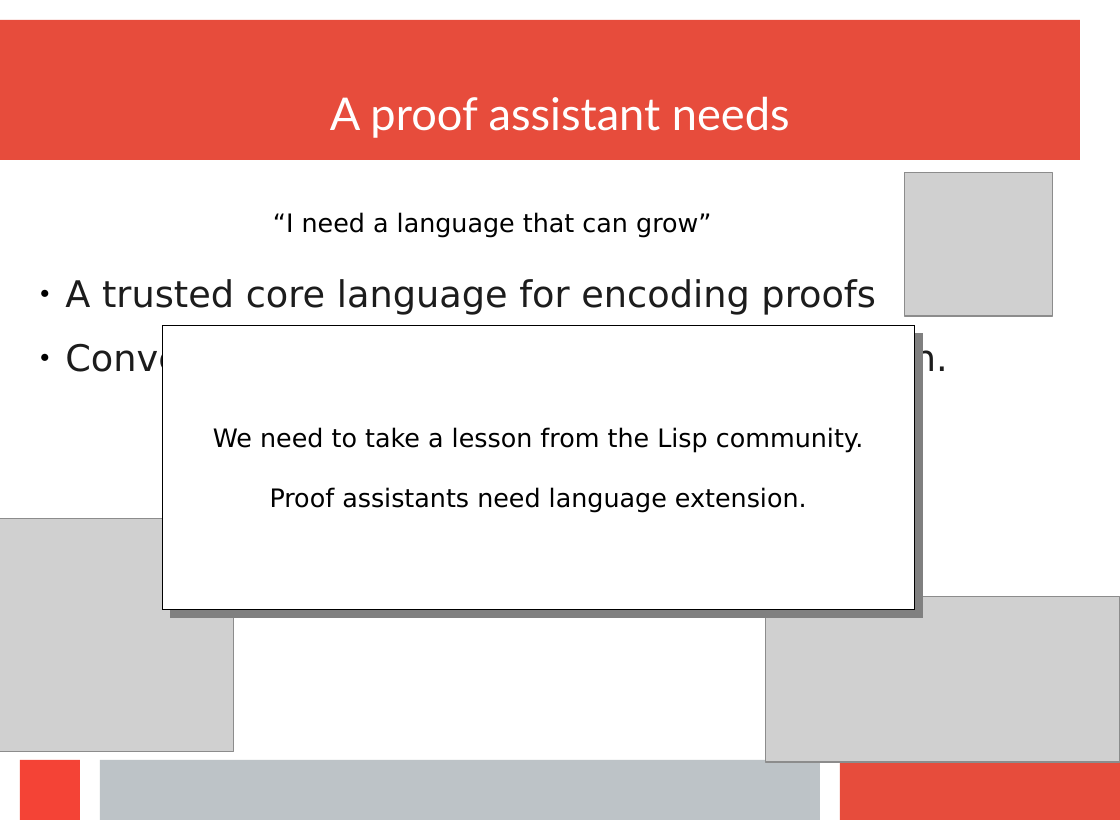
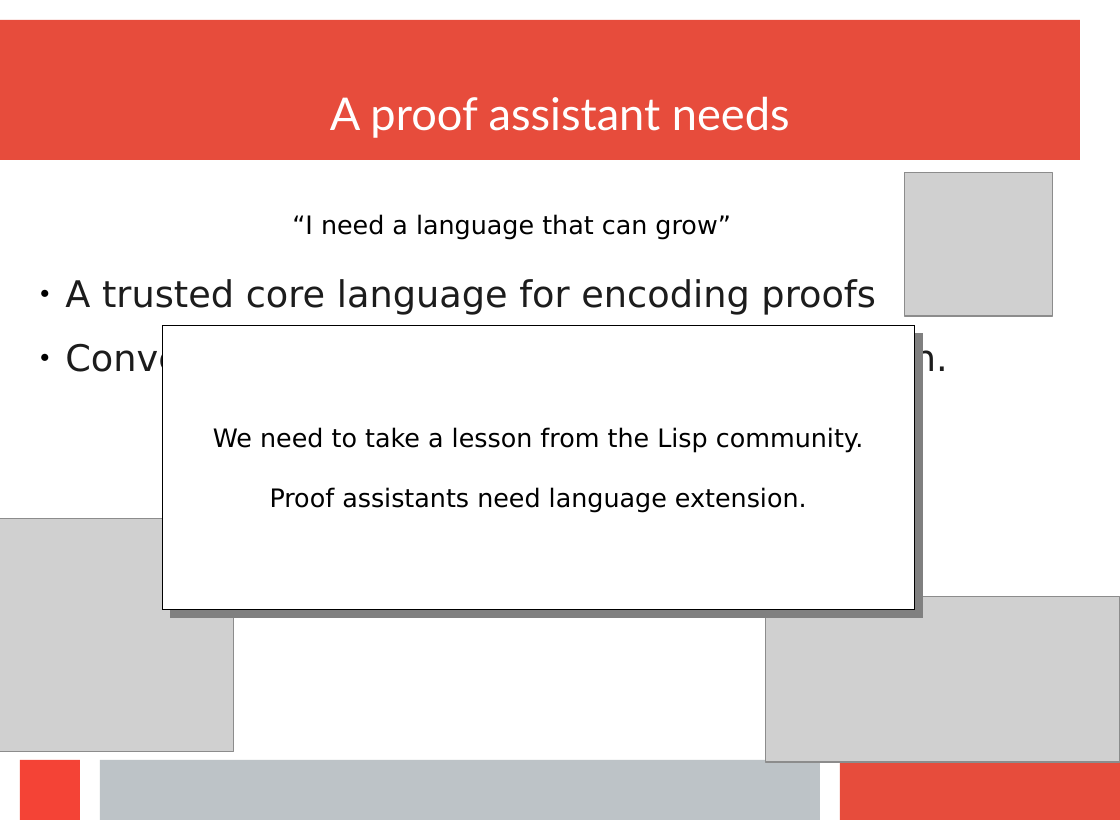
Before and after one commit to wilbowma/cur, a slide deck: slide 8 of hope-2016/slides.odp. Drawn at 1120x840 pixels with LibreOffice and Linux fonts; fonts in the diff are those of the drawing; grey boxes stand for pictures. Boxes give left, top, right and bottom in pixels: in the first picture for what was removed or moved away, otherwise in the second. Text is boxed around its words. In the diff, an @@ line names an element or a change of style, - is before the commit and + after.

```diff
--- a/hope-2016/slides.odp
+++ b/hope-2016/slides.odp
@@ text "“I need a language that ...": place and size @@
-text "“I need a language that ..." at [273,212,711,238]
+text "“I need a language that ..." at [292,214,730,240]
```
Also in this commit, not shown: 15 slides added.
